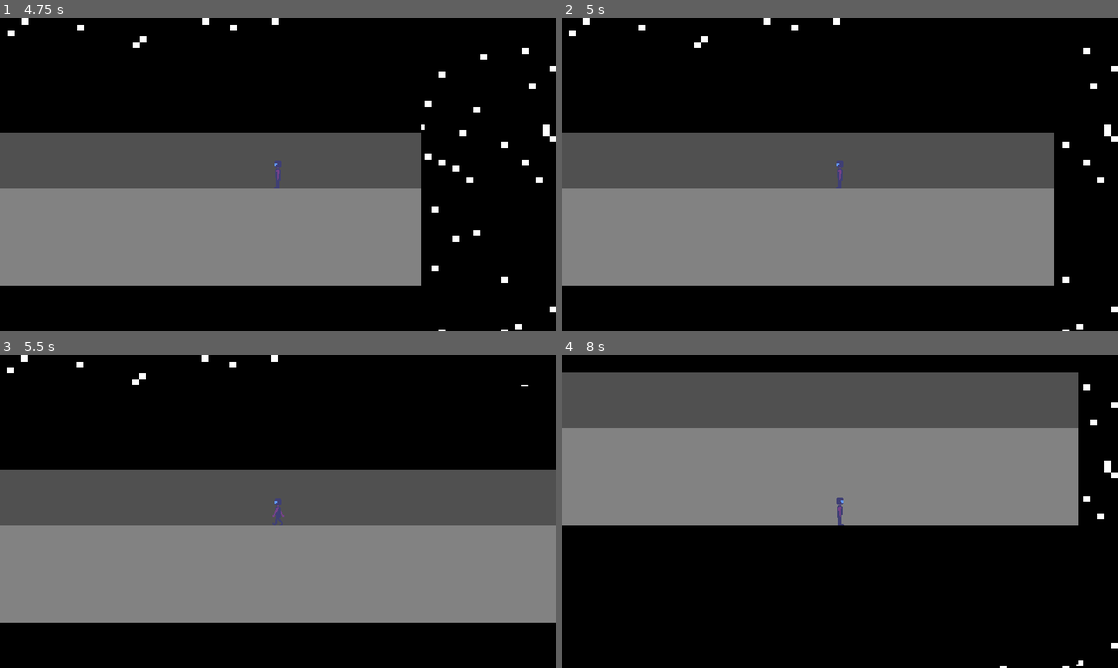
Above: before the commit, frames 1-4 (two rows, left to right).
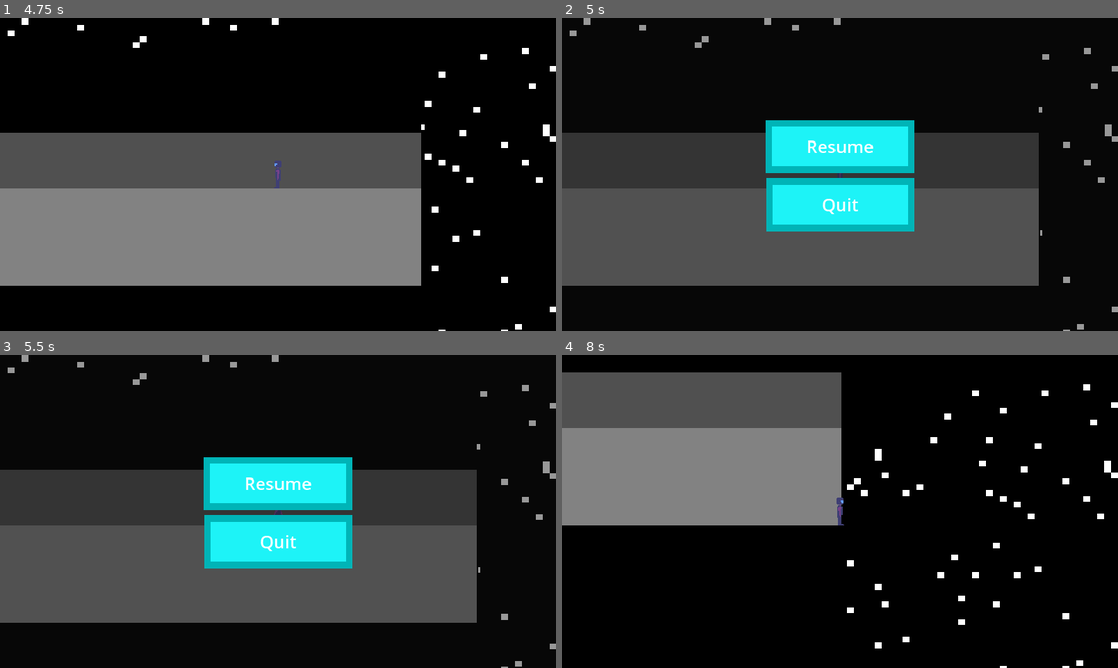
Above: after the commit, the same moments.

Repository: HuskyGameDev/2024s-team8
Game: Godot game, scene res://Scenes/main.tscn
Same seed, same stepped clock (60 frames per second), same inputs: the game is played once before the commit and once after it.
Inputs (mouse positions are in pixels of both pictures, inside the frame that each line leads up to):
- Up to frame 1 (4.75 s): click "Play" at 0.5 s; tap Enter at 1.25, 2.75, 4.25 s; hold D (RIGHT) 1.28-2.03 s; hold F (INTERACT) 1.28-2.03 s; tap Space at 2, 3.5 s; hold S (DOWN) 2.03-2.78 s; tap F (INTERACT) at 2.1, 3.6 s; hold D (RIGHT) 2.78-3.53 s; hold F (INTERACT) 2.78-3.53 s; hold W (UP) 3.53-4.28 s; hold A (LEFT) from 4.28 s (still down); hold F (INTERACT) from 4.28 s (still down)
- Up to frame 2 (5 s): keep holding A (LEFT); keep holding F (INTERACT); tap Escape (MENU) at 4.9 s
- Up to frame 3 (5.5 s): keep holding A (LEFT); release F (INTERACT) at 5.03 s; tap F (INTERACT) at 5.1 s
- Up to frame 4 (8 s): release A (LEFT) at 5.75 s; click (840, 483) at 5.75 s, where only the run after the commit has a clickable "Resume"; tap Space at 6.5 s; hold S (DOWN) 6.53-7.28 s; hold F (INTERACT) 6.53-7.28 s; hold D (RIGHT) from 7.28 s (still down); tap F (INTERACT) at 7.35 s

Frame 1 is identical in both runs. In frame 2, 45% of the frame differs, in the area x 0-100%, y 0-100%; in frame 3, 50%; in frame 4, 21%.

Commit message:
Fixed Pause Menu
-Pause menu wouldn't open on ESC press: fixed
- Pause menu would reopen upon closing with ESC: fixed

Diff:
--- a/Scenes/hallway_1.gd
+++ b/Scenes/hallway_1.gd
@@ -7,7 +7,7 @@
 
 
 # Called every frame. 'delta' is the elapsed time since the previous frame.
-func _process(delta):
+func _process(_delta):
 	pass
 
 
--- a/player.gd
+++ b/player.gd
@@ -14,17 +14,22 @@
 	screen_size = get_viewport_rect().size
 
 func _swap_attention():
+	print("Before: "+str(hasAttention))
 	hasAttention = !hasAttention
+	print("Before: "+str(hasAttention))
+
+func _process(_delta):
+	if hasAttention:
+		if Input.is_action_just_pressed("MENU"):
+			pause = pauseMenu.instantiate()
+			$PauseLayer.add_child(pause)
+			pause.tree_exited.connect(_swap_attention)
+			_swap_attention()
 
 # Called every frame. 'delta' is the elapsed time since the previous frame.
 func _physics_process(delta):
 	velocity = Vector2.ZERO
 	move_and_collide(velocity)
-	if Input.is_action_just_pressed("MENU"):
-		pause = pauseMenu.instantiate()
-		$PauseLayer.add_child(pause)
-		pause.tree_exited.connect(_swap_attention)
-		_swap_attention()
 	if hasAttention:
 		if Input.is_action_pressed("RIGHT"):
 			velocity.x += 1
